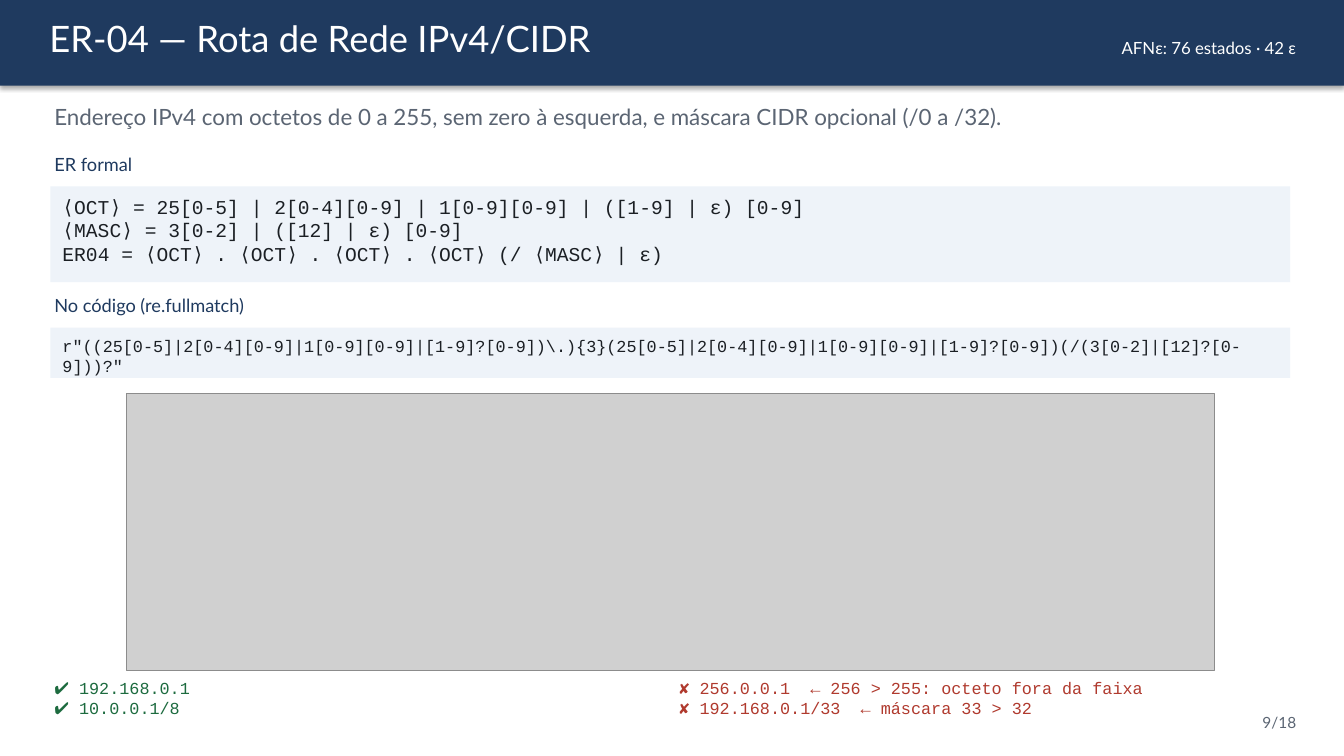
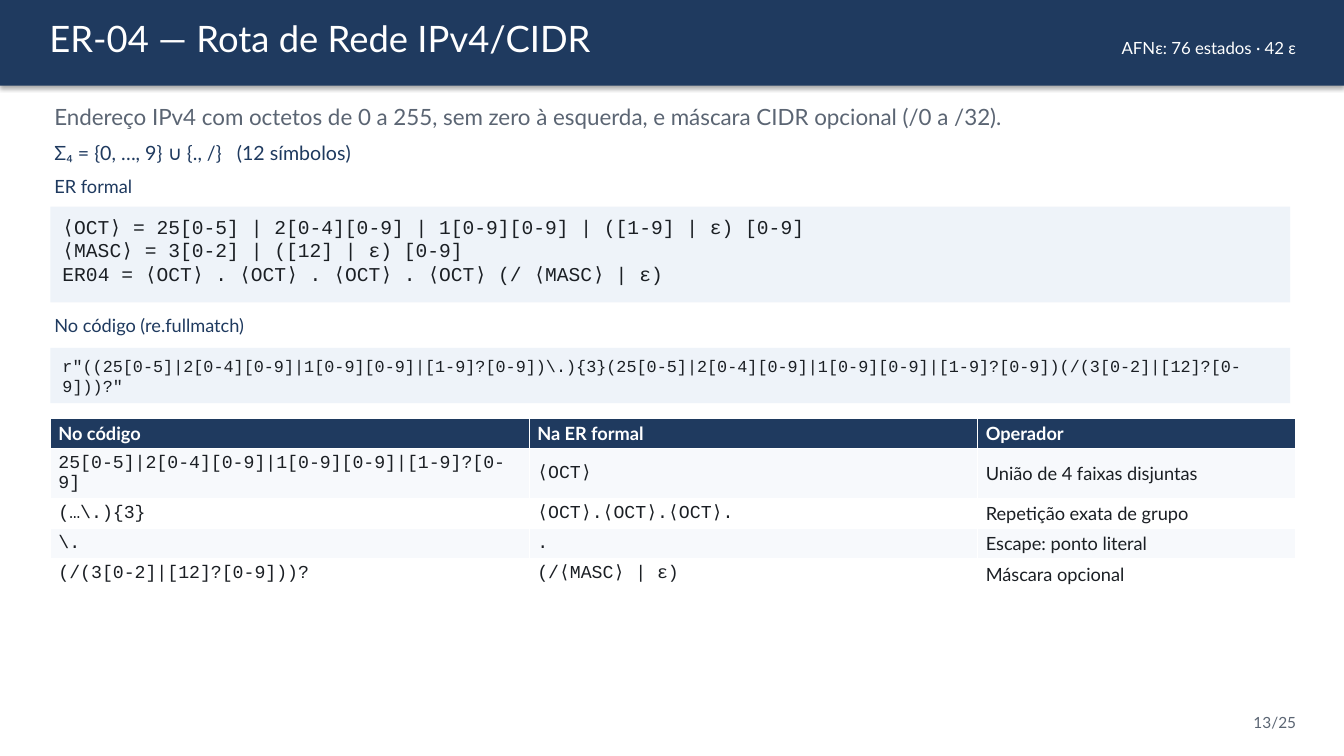
Before and after one commit to cauebarroso/Auditor-de-sensores-industriais-com-express-es-regulares, a slide deck: slide 13 of docs/Apresentacao.pptx (slide 9 before the commit). Drawn at 1344x756 pixels with LibreOffice and Linux fonts; fonts in the diff are those of the drawing; grey boxes stand for pictures. Boxes give left, top, right and bottom in pixels: in the first picture for what was removed or moved away, otherwise in the second. Text is boxed around its words. In the diff, an @@ line names an element or a change of style, - is before the commit and + after.

```diff
--- a/docs/Apresentacao.pptx
+++ b/docs/Apresentacao.pptx
@@ text added at (54,145,351,163), 14 pt, text #1F3A5F @@
+Σ₄ = {0, …, 9} ∪ {., /} (12 símbolos)
@@ text "ER formal": place and size @@
-text "ER formal" at (54,157,132,171)
+text "ER formal" at (54,179,132,193)
@@ rectangle "⟨OCT⟩ = 25[0-5] | 2[0-4][0-9] ...": place and size @@
-rectangle "⟨OCT⟩ = 25[0-5] | 2[0-4][0-9] ..." at (50,187,1291,282)
+rectangle "⟨OCT⟩ = 25[0-5] | 2[0-4][0-9] ..." at (50,207,1291,302)
@@ text "No código (re.fullmatch)": place and size @@
-text "No código (re.fullmatch)" at (54,298,244,316)
+text "No código (re.fullmatch)" at (54,318,244,336)
@@ rectangle "r"((25[0-5]|2[0-4][0-9]|1[0-9][0-9]|[1-9]?[0-9])\.){3}(25[0- ...": place and size @@
-rectangle "r"((25[0-5]|2[0-4][0-9]|1[0-9][0-9]|[1-9]?[0-9])\.){3}(25[0- ..." at (50,328,1291,378)
+rectangle "r"((25[0-5]|2[0-4][0-9]|1[0-9][0-9]|[1-9]?[0-9])\.){3}(25[0- ..." at (50,348,1291,403)
@@ table added at (50,418,1296,588), 5 rows, 3 columns @@
+No código | Na ER formal | Operador
+25[0-5]|2[0-4][0-9]|1[0-9][0-9]|[1-9]?[0-9] | ⟨OCT⟩ | União de 4 faixas disjuntas
+(…\.){3} | ⟨OCT⟩.⟨OCT⟩.⟨OCT⟩. | Repetição exata de grupo
+\. | . | Escape: ponto literal
+(/(3[0-2]|[12]?[0-9]))? | (/⟨MASC⟩ | ε) | Máscara opcional
@@ picture removed at (126,393,1214,670) @@
@@ text removed at (79,682,190,714) @@
-✔ 192.168.0.1
-✔ 10.0.0.1/8
@@ text removed at (700,682,1142,714) @@
-✘ 256.0.0.1 ← 256 > 255: octeto fora da faixa
-✘ 192.168.0.1/33 ← máscara 33 > 32
@@ text at (1253,717,1296,729): text changed @@
-9/18
+13/25
```
Also in this commit, not shown: 15 other slides changed, 7 slides added, 19 other files.
